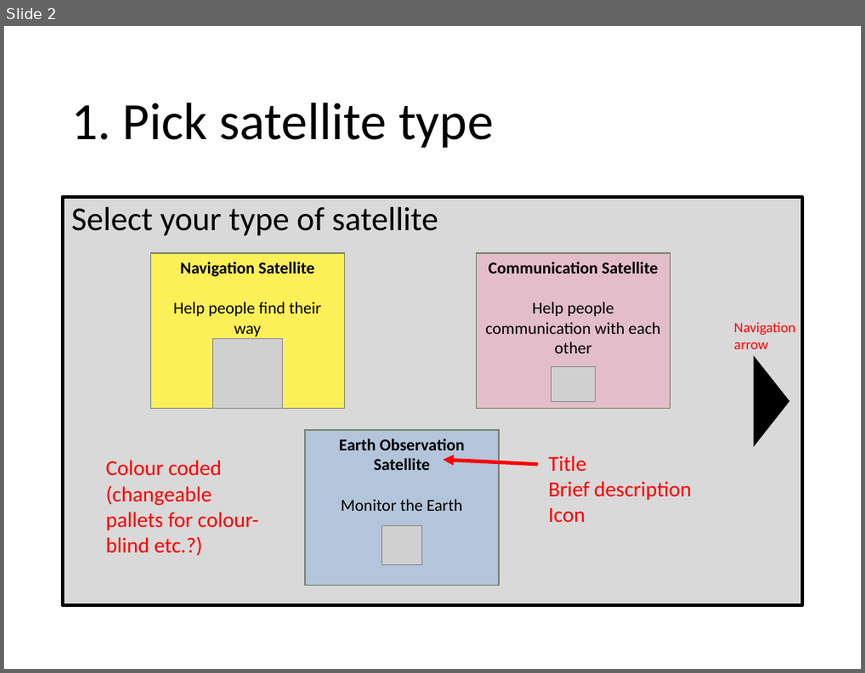
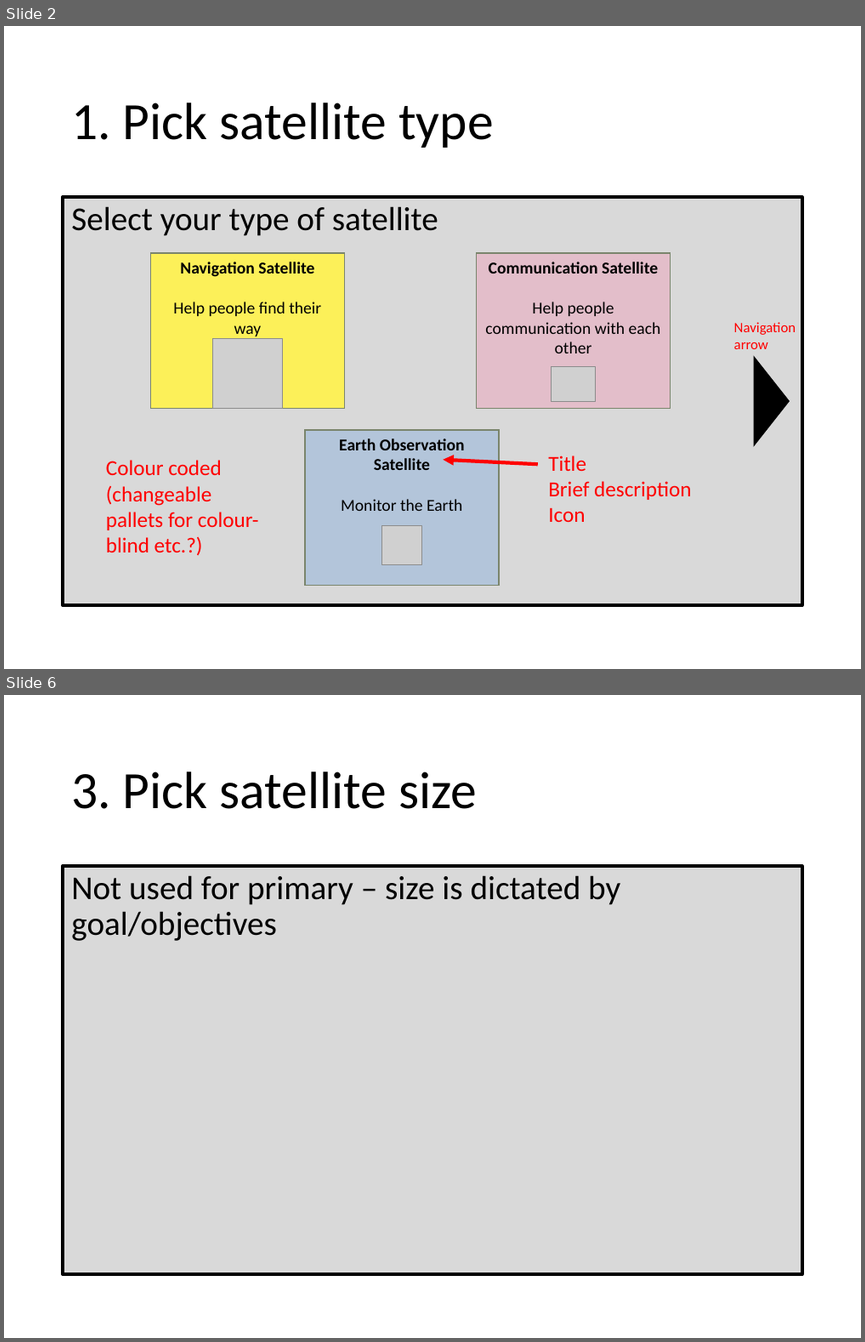
Before and after one commit to chrisnorth/classroom-rocket-scientist, a slide deck: outline_primary.pptx. Shown one above the other, each under a label of ours: slide 2 before the commit, slides 2 and 6 after it; the slides between them are not shown. The pictures are 865x673 and 865x1342 pixels, drawn with LibreOffice and Linux fonts; fonts in the diff are those of the drawing; grey boxes stand for pictures. Boxes give left, top, right and bottom in pixels: in the first picture for what was removed or moved away, otherwise in the second. Text is boxed around its words. In the diff, an @@ line names an element or a change of style, - is before the commit and + after.

```diff
--- a/outline_primary.pptx
+++ b/outline_primary.pptx
@@ slide 6 added at <box>4,695,861,1338</box>, background #FFFFFF @@
@@ title added at <box>71,771,477,809</box>, 44 pt, text #000000 @@
+3. Pick satellite size
@@ text added at <box>64,867,801,1274</box>, fill #D9D9D9, outline #000000 3 pt, 28 pt, text #000000 @@
+Not used for primary – size is dictated by goal/objectives
```
Also in this commit, not shown: 7 slides changed, 1 other slide added, 3 other files.
